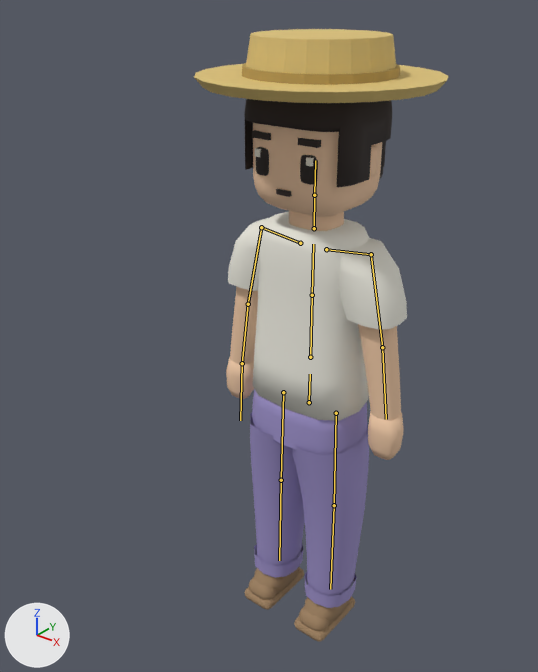
The glTF model public/assets/models/player.glb: old version first, new version second.
Camera for both pictures: a 50 mm camera at (0.829, -1.181, 1.448) aimed at (-0.131, 0.019, 0.704). The axes (+X, +Y, +Z) are drawn at lower left. The lights are the same throughout. The first picture is the older version. The bones that change, and the others that lie on the model, are drawn over the model as lines.

In view in the first picture: 'PlayerMesh'.
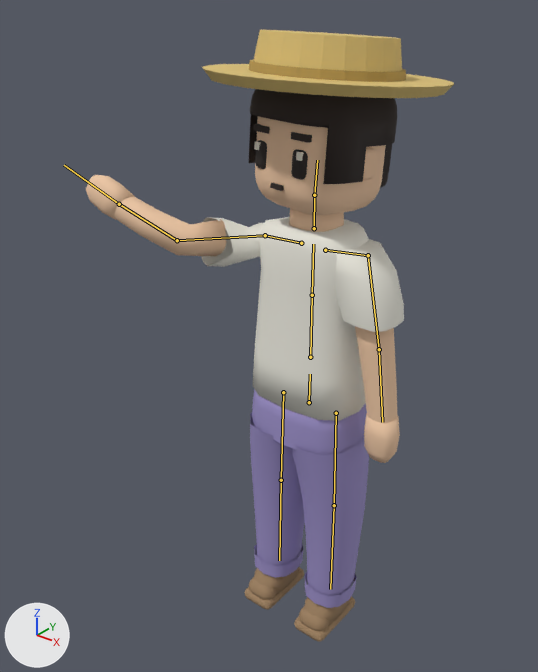
The newer file adds an action. The first version stands in its rest pose; the second is drawn at frame 24 of the action 'Wave'.

Scene script edits in JSON lines:
```json
{"block": "bone_chest", "where": "bone_chest = bpy.data.objects['PlayerRig'].pose.bones['chest']  # child of 'spine'"}
{"op": "set", "path": "bone_chest.rotation_quaternion", "old": "(1.0, 0.0, 0.0, 0.0)", "new": "(1.0, 0.0, -0.037, 0.0)", "note": "degrees (0, 0, 0) -> degrees (0, -4, 0)"}
{"block": "bone_head", "where": "bone_head = bpy.data.objects['PlayerRig'].pose.bones['head']  # child of 'neck'"}
{"op": "set", "path": "bone_head.rotation_quaternion", "old": "(1.0, 0.0, 0.0, 0.0)", "new": "(0.998, -0.037, -0.061, -0.002)", "note": "degrees (0, 0, 0) -> degrees (-4, -7, 0)"}
{"block": "bone_shoulder_r", "where": "bone_shoulder_r = bpy.data.objects['PlayerRig'].pose.bones['shoulder.R']  # child of 'chest'"}
{"op": "set", "path": "bone_shoulder_r.rotation_quaternion", "old": "(1.0, 0.0, 0.0, 0.0)", "new": "(0.995, -0.099, 0.072, -0.002)", "note": "degrees (0, 0, 0) -> degrees (-11, 8, -1)"}
{"block": "bone_upperarm_r", "where": "bone_upperarm_r = bpy.data.objects['PlayerRig'].pose.bones['upperarm.R']  # child of 'shoulder.R'"}
{"op": "set", "path": "bone_upperarm_r.rotation_quaternion", "old": "(1.0, 0.0, 0.0, 0.0)", "new": "(0.631, -0.669, 0.382, 0.092)", "note": "degrees (0, 0, 0) -> degrees (-104, 37, -30)"}
{"block": "bone_lowerarm_r", "where": "bone_lowerarm_r = bpy.data.objects['PlayerRig'].pose.bones['lowerarm.R']  # child of 'upperarm.R'"}
{"op": "set", "path": "bone_lowerarm_r.rotation_quaternion", "old": "(1.0, 0.0, 0.0, 0.0)", "new": "(0.851, -0.423, 0.261, 0.168)", "note": "degrees (0, 0, 0) -> degrees (-51, 36, 5)"}
{"block": "bone_hand_r", "where": "bone_hand_r = bpy.data.objects['PlayerRig'].pose.bones['hand.R']  # child of 'lowerarm.R'"}
{"op": "set", "path": "bone_hand_r.rotation_quaternion", "old": "(1.0, 0.0, 0.0, 0.0)", "new": "(0.993, 0.006, 0.119, 0.0)", "note": "degrees (0, 0, 0) -> degrees (1, 14, 0)"}
```

What differs and where, as boxes [x1, y1, x2, y2] in the pictures (538 x 672 px):
```json
{"object": "PlayerMesh", "change": "posed", "before": [194, 29, 448, 642], "after": [86, 30, 454, 642], "on screen": "45% wider"}
{"bone": "head", "before": "(314, 195) to (315, 160)", "after": "(314, 195) to (317, 160)"}
{"bone": "shoulder.R", "before": "(300, 243) to (261, 227)", "after": "(301, 243) to (265, 235)"}
{"bone": "upperarm.R", "before": "(261, 227) to (248, 304)", "after": "(265, 235) to (177, 240)"}
{"bone": "lowerarm.R", "before": "(248, 304) to (242, 363)", "after": "(177, 240) to (119, 204)"}
{"bone": "hand.R", "before": "(242, 363) to (240, 420)", "after": "(119, 204) to (64, 165)"}
```
